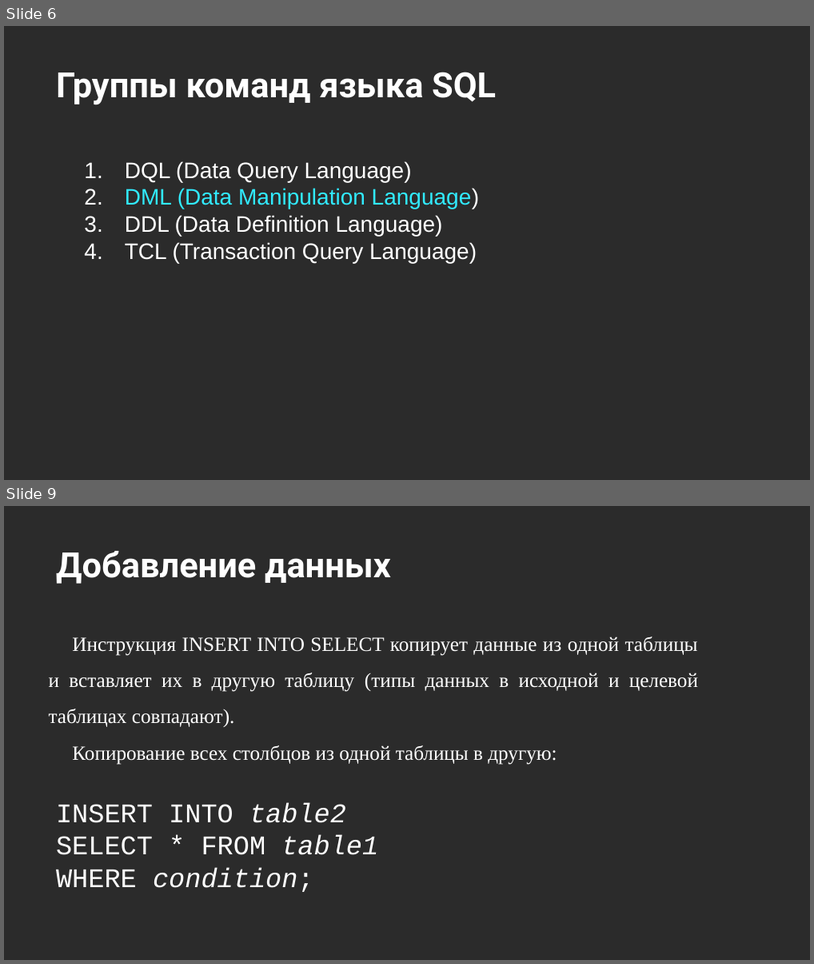
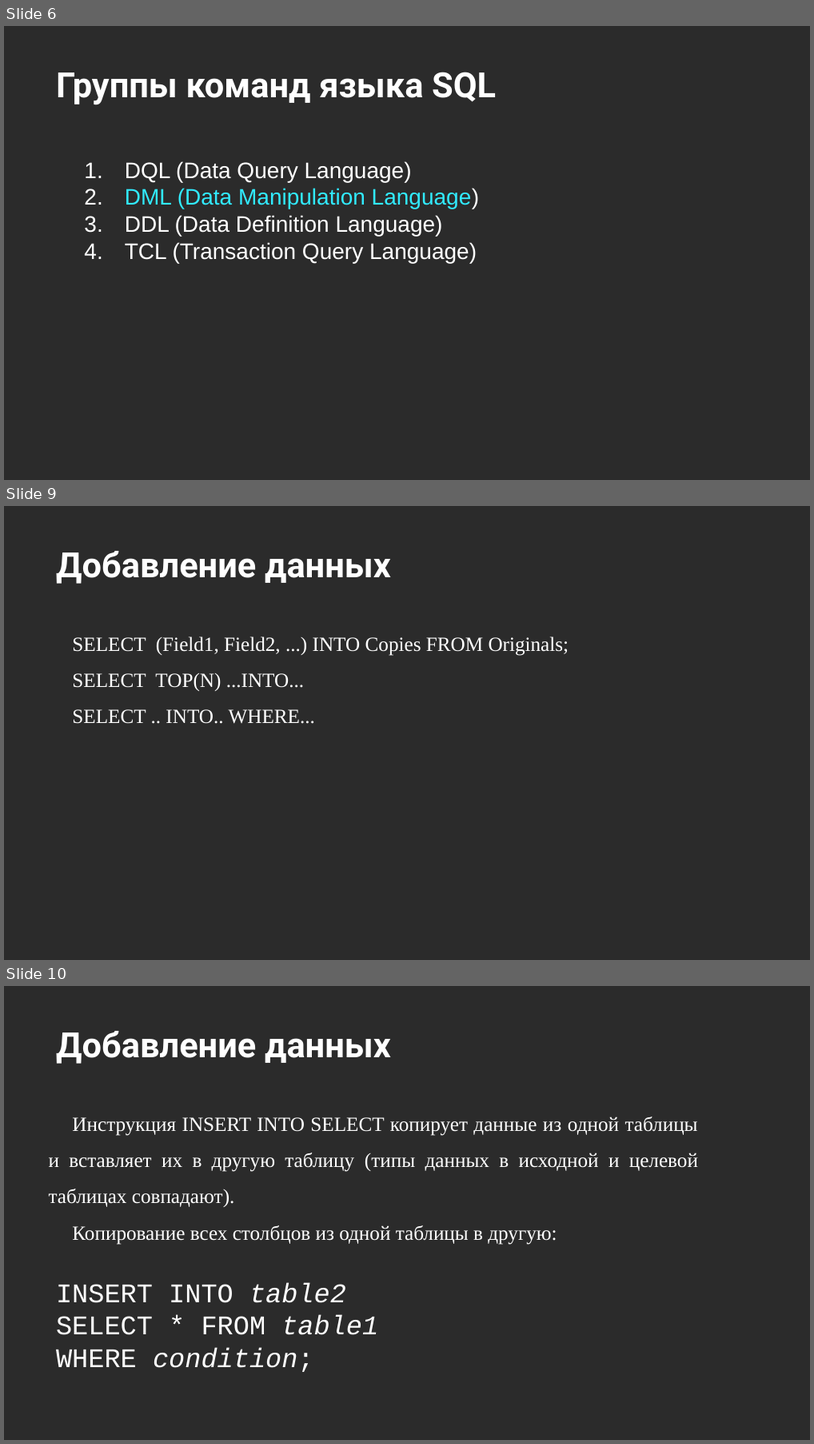
Before and after one commit to MarinaPaley/OTUS-DML, a slide deck: Операторы изменения данных.pptx. Shown one above the other, each under a label of ours: slides 6 and 9 before the commit, slides 6, 9 and 10 after it; the slides between them are not shown. The pictures are 814x964 and 814x1444 pixels, drawn with LibreOffice and Linux fonts; fonts in the diff are those of the drawing; background and template pictures are left out; a plain dark background stands for a picture behind light text. Boxes give left, top, right and bottom in pixels: in the first picture for what was removed or moved away, otherwise in the second. Text is boxed around its words. In the diff, an @@ line names an element or a change of style, - is before the commit and + after.

```diff
--- a/Операторы изменения данных.pptx
+++ b/Операторы изменения данных.pptx
@@ slide 9 added at bbox=[4, 506, 810, 960], background picture (left out) @@
@@ title added at bbox=[56, 551, 391, 584], 31 pt, text #FFFFFF, bold @@
+Добавление данных
@@ text added at bbox=[72, 636, 570, 724], 18 pt, text #FFFFFF @@
+SELECT (Field1, Field2, ...) INTO Copies FROM Originals;
+SELECT TOP(N) ...INTO...
+SELECT .. INTO.. WHERE...
@@ what was slide 9 is now slide 10 @@
```
Also in this commit, not shown: 3 slides changed, 11 other files.
